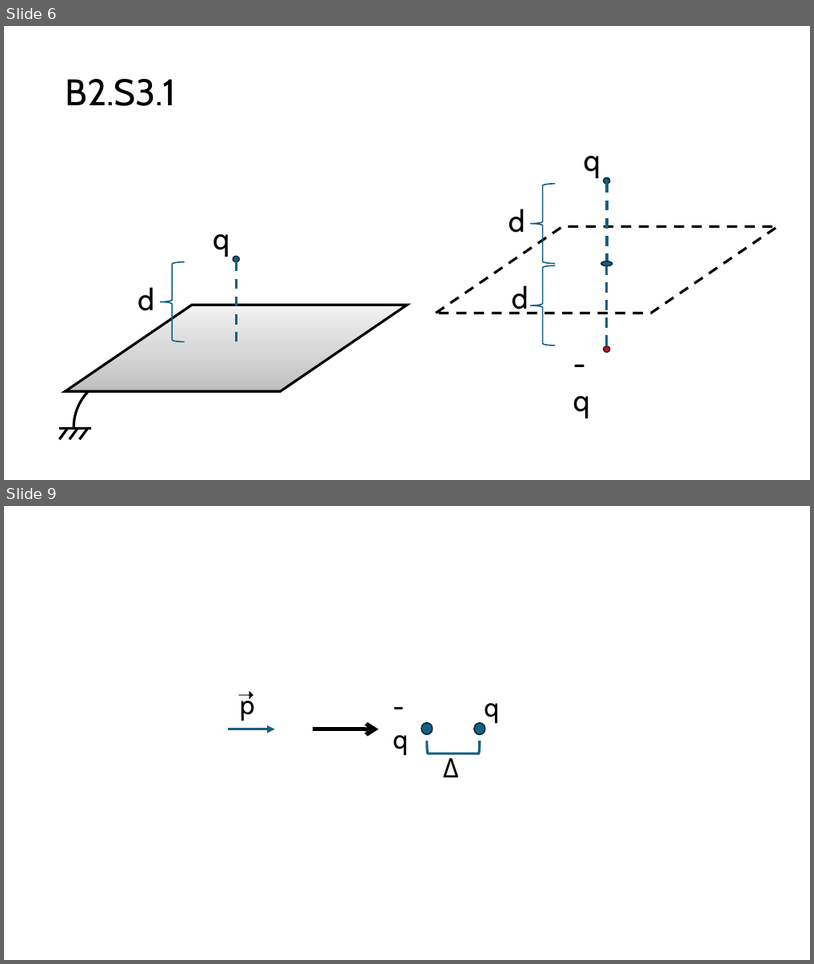
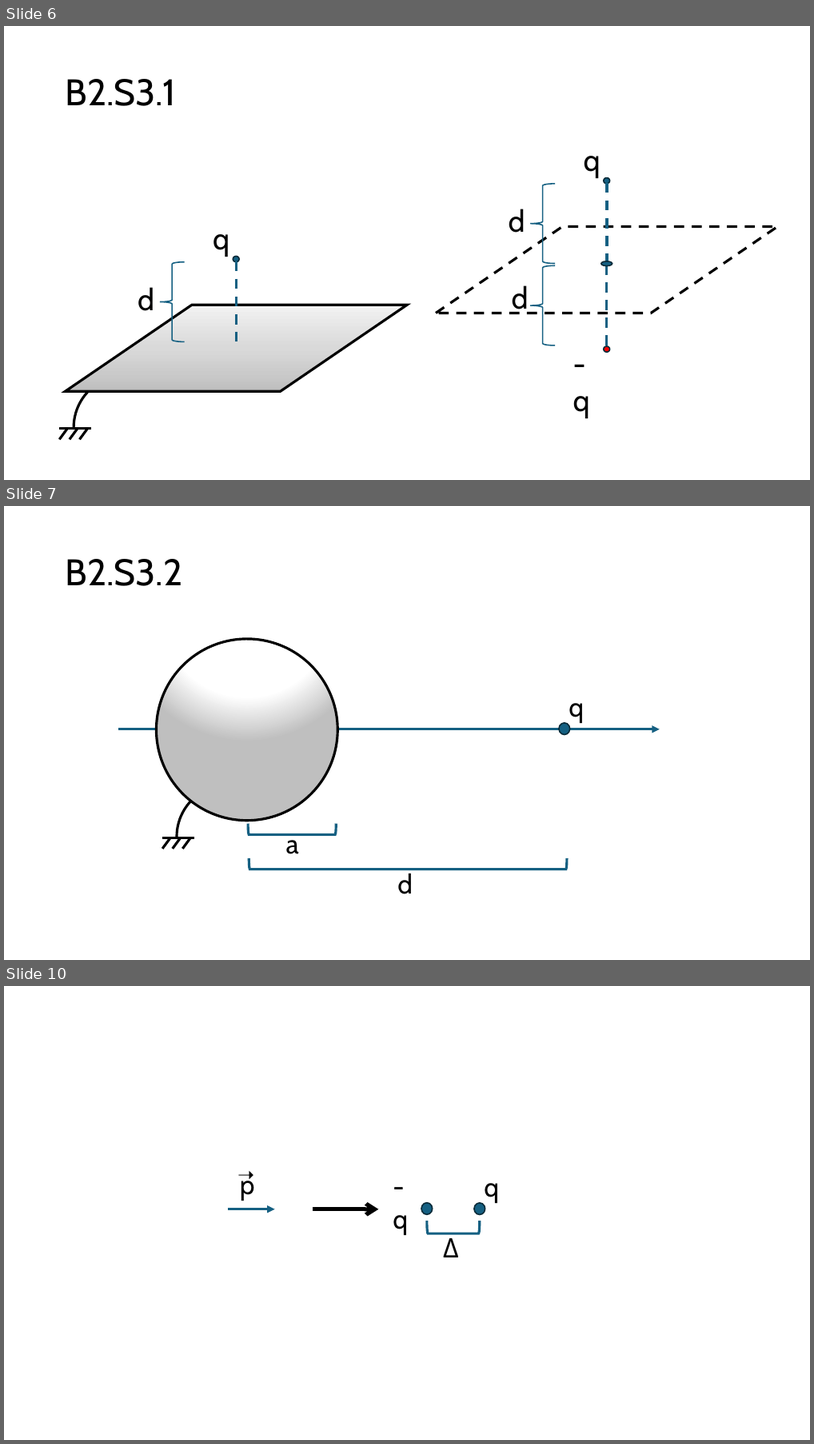
Before and after one commit to GuillermoRegodon/jupyter-em1fisuco-problemas, a slide deck: images/Images.pptx. Shown one above the other, each under a label of ours: slides 6 and 9 before the commit, slides 6, 7 and 10 after it; the slides between them are not shown. The pictures are 814x964 and 814x1444 pixels, drawn with LibreOffice and Linux fonts; fonts in the diff are those of the drawing. Boxes give left, top, right and bottom in pixels: in the first picture for what was removed or moved away, otherwise in the second. Text is boxed around its words. In the diff, an @@ line names an element or a change of style, - is before the commit and + after.

```diff
--- a/images/Images.pptx
+++ b/images/Images.pptx
@@ slide 7 added at (x1=4, y1=506, x2=810, y2=960), background #FFFFFF @@
@@ title added at (x1=66, y1=559, x2=183, y2=586), 44 pt, text #000000 @@
+B2.S3.2
@@ ellipse added at (x1=130, y1=612, x2=365, y2=847), fill gradient #FFFFFF to #BFBFBF, outline #000000 3 pt @@
@@ text added at (x1=569, y1=703, x2=584, y2=723), 32 pt, text #000000 @@
+q
@@ arrow added from (118, 729) to (660, 729), #156082 3 pt @@
@@ ellipse added at (x1=242, y1=723, x2=254, y2=734), fill #156082, outline #092A39 1.5 pt @@
@@ ellipse added at (x1=559, y1=723, x2=570, y2=734), fill #156082, outline #092A39 1.5 pt @@
@@ arc (boxed as its full ellipse) added at (x1=177, y1=783, x2=290, y2=890), outline #000000 3 pt @@
@@ group added at (x1=162, y1=837, x2=194, y2=848): 4 lines @@
@@ left bracket added at (x1=248, y1=824, x2=336, y2=835), outline #156082 3 pt @@
@@ text added at (x1=286, y1=833, x2=299, y2=854), 32 pt, text #000000 @@
+a
@@ left bracket added at (x1=249, y1=858, x2=567, y2=869), outline #156082 3 pt @@
@@ text added at (x1=398, y1=872, x2=413, y2=894), 32 pt, text #000000 @@
+d
@@ what was slide 9 is now slide 10 @@
```
Also in this commit, not shown: 2 slides changed, 53 other files.
